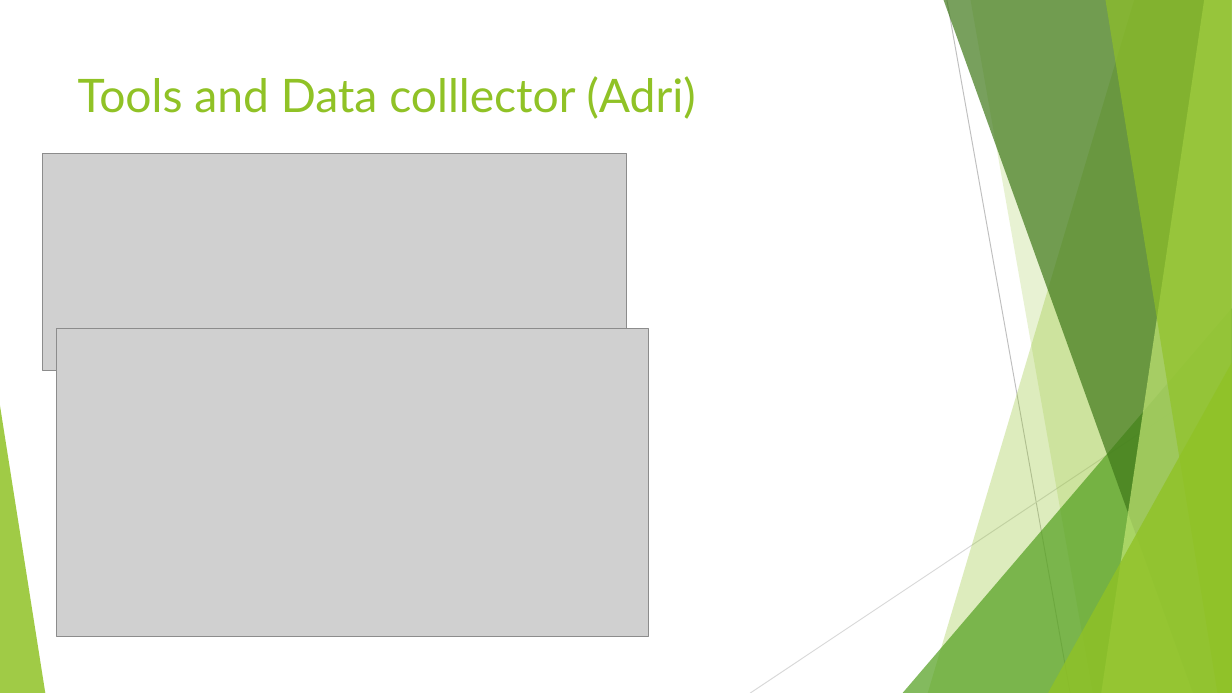
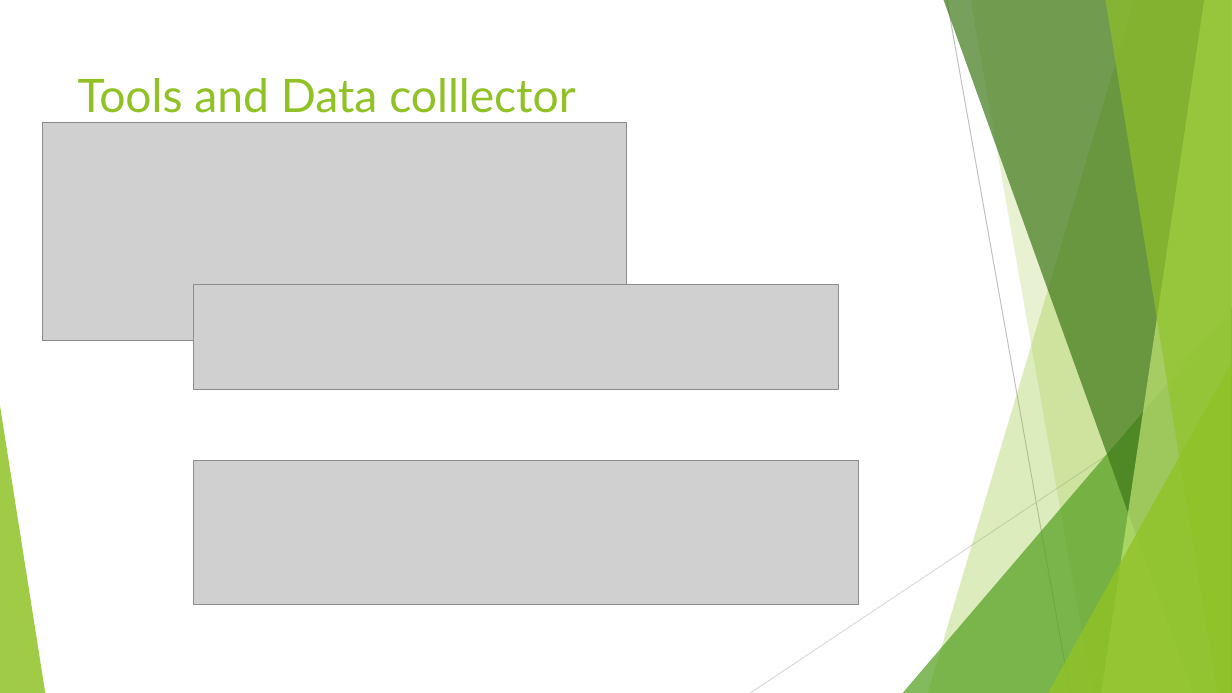
Before and after one commit to GAR-Project/doc, a slide deck: slide 6 of ppt/Presentacion.pptx. Drawn at 1232x693 pixels with LibreOffice and Linux fonts; fonts in the diff are those of the drawing; grey boxes stand for pictures. Boxes give left, top, right and bottom in pixels: in the first picture for what was removed or moved away, otherwise in the second. Text is boxed around its words. In the diff, an @@ line names an element or a change of style, - is before the commit and + after.

Commit message:
Update

```diff
--- a/ppt/Presentacion.pptx
+++ b/ppt/Presentacion.pptx
@@ title at bbox=[78, 78, 575, 113]: text changed @@
-Tools and Data colllector (Adri)
+Tools and Data colllector
@@ picture: place and size @@
-picture at bbox=[43, 153, 627, 371]
+picture at bbox=[43, 123, 627, 340]
@@ picture added at bbox=[193, 285, 838, 390] @@
@@ picture removed at bbox=[56, 329, 648, 637] @@
@@ picture added at bbox=[193, 460, 859, 604] @@
```
Also in this commit, not shown: 3 slides added, 1 slide removed.
